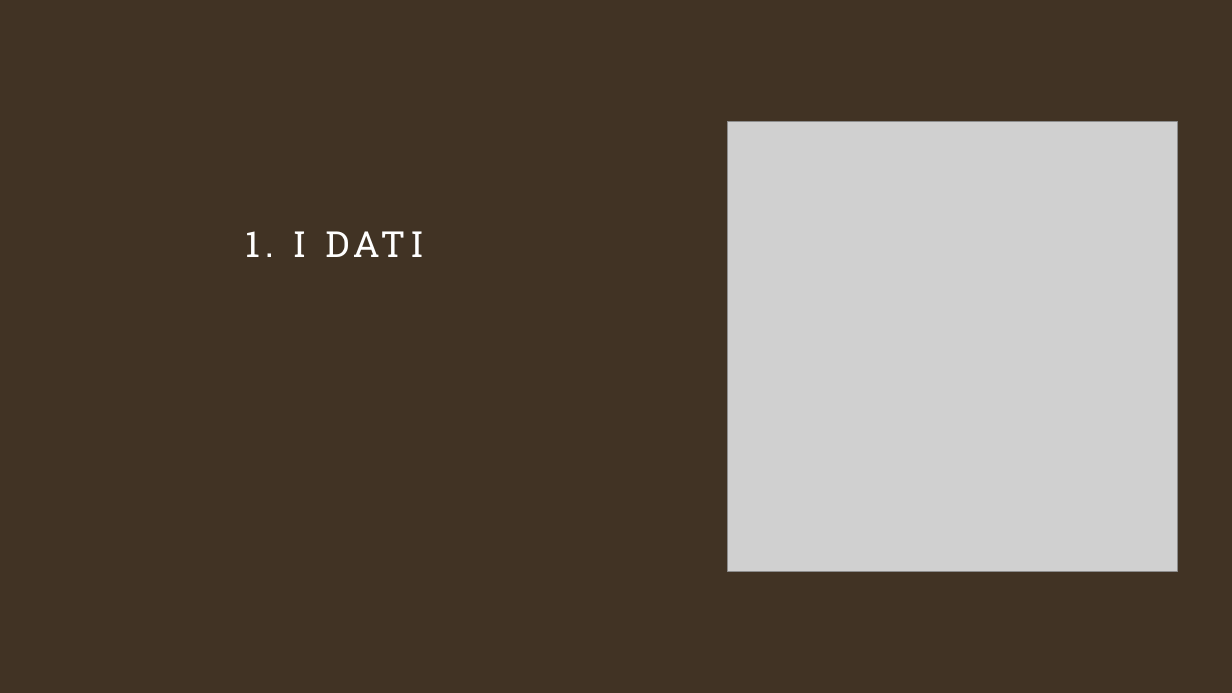
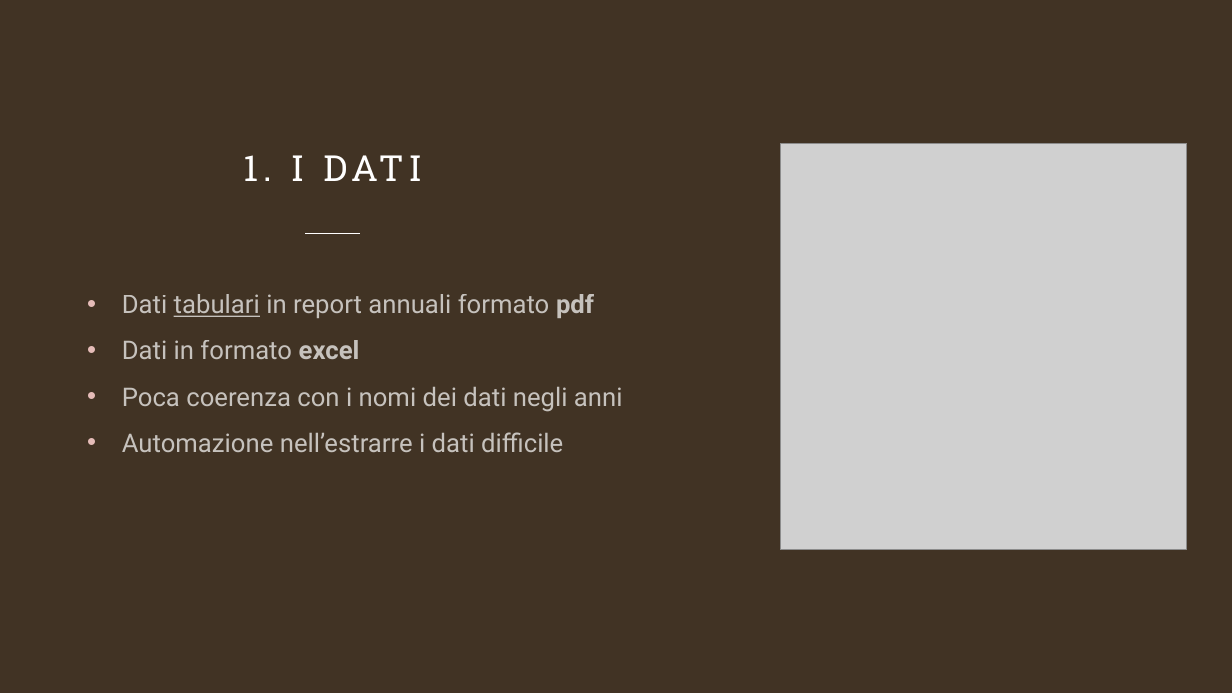
Before and after one commit to GitCass01/italian-cinemas-sciviz, a slide deck: slide 2 of presentazione_davide_carniselli.pptx. Drawn at 1232x693 pixels with LibreOffice and Linux fonts; fonts in the diff are those of the drawing; grey boxes stand for pictures. Boxes give left, top, right and bottom in pixels: in the first picture for what was removed or moved away, otherwise in the second. Text is boxed around its words. In the diff, an @@ line names an element or a change of style, - is before the commit and + after.

Commit message:
.ppt presentation

```diff
--- a/presentazione_davide_carniselli.pptx
+++ b/presentazione_davide_carniselli.pptx
@@ title "1. I DATI" rewrapped from (x1=245, y1=231, x2=306, y2=257) to (x1=122, y1=155, x2=304, y2=313) @@
@@ picture resized from (x1=727, y1=122, x2=1177, y2=572) to (x1=780, y1=143, x2=1187, y2=550) @@
@@ line added from (306, 234) to (360, 234), #FFFFFF 1 pt @@
@@ text added at (x1=122, y1=294, x2=623, y2=452), 20 pt, text #FFFFFF at 70% opacity @@
+• Dati tabulari in report annuali formato pdf
+• Dati in formato excel
+• Poca coerenza con i nomi dei dati negli anni
+• Automazione nell’estrarre i dati difficile
```
Also in this commit, not shown: 1 other file.
